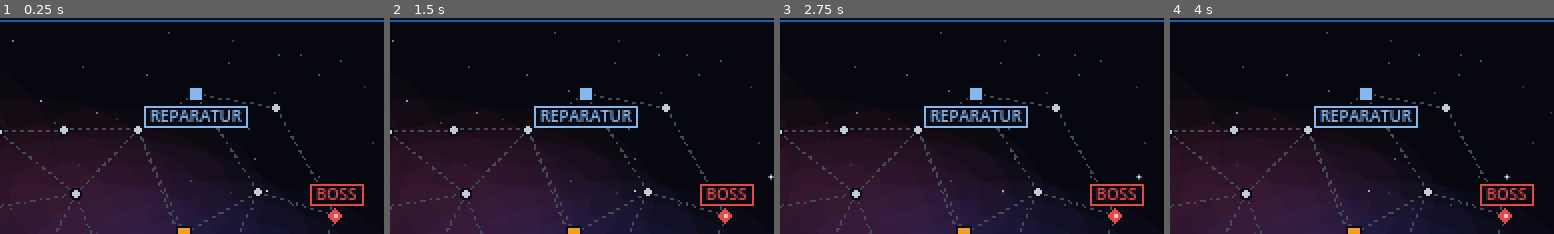
Above: before the commit, frames 1-4 (left to right).
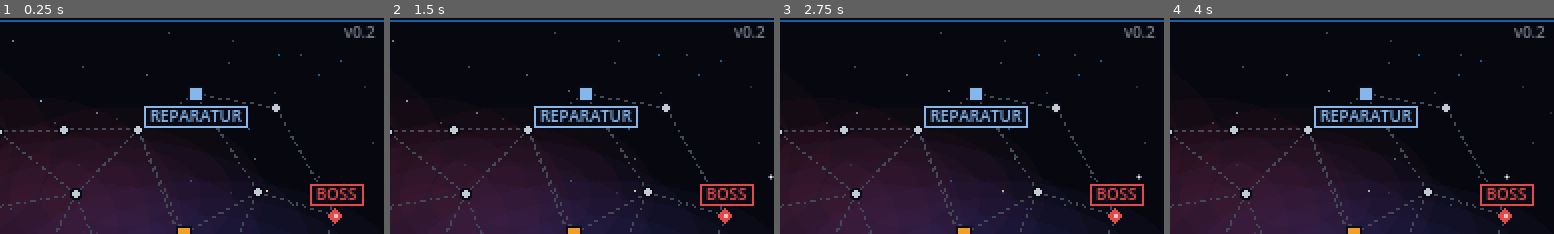
Above: after the commit, the same moments.

Repository: fkroczak/Driftline
Game: Godot game, scene res://scenes/map.tscn
The game is run twice, just before and just after one commit, with the same random seed, the same clock (stepped at 60 frames per second) and the same inputs.
Inputs (mouse positions are % of the whole screen's width and height, from its top left):
- Up to frame 1 (0.25 s): no input
- Up to frame 2 (1.5 s): tap Enter at 0.5 s; drag from (50, 50) to (60, 28) at 0.52 s; drag from (30, 55) to (45, 70) at 1.27 s
- Up to frame 3 (2.75 s): move the mouse to (60, 28) at 2.02 s; click (60, 28) at 2.17 s
- Up to frame 4 (4 s): drag from (45, 70) to (20, 35) at 2.77 s; move the mouse to (80, 65) at 3.52 s; click (80, 65) at 3.67 s; tap Space at 3.77 s
The pictures show only the part of the screen within x 50-100%, y 6-56%; the shares and areas given below are measured in that part.

The runs differ from the first frame. In frame 1, 0.2% of the frame differs, in the area x 89-98%, y 3-10%; in frame 2, 0.2%; in frame 3, 0.2%; in frame 4, 0.2%.

Commit message:
APK-Updates ohne Deinstallieren und Spielstand, der Updates übersteht (#15)
* APK-Updates ohne Deinstallieren: fester Debug-Schlüssel, steigende Versionsnummer, Version auf der Sternenkarte

Co-Authored-By: Claude Opus 5.5 <noreply@anthropic.com>
Claude-Session: https://claude.ai/code/session_01U2KC5kkk8Bvw1jVjUh2X6V

* Spielstand: automatisch speichern, nach Updates weiterspielen, nie überschreiben

Co-Authored-By: Claude Opus 5.5 <noreply@anthropic.com>
Claude-Session: https://claude.ai/code/session_01U2KC5kkk8Bvw1jVjUh2X6V

---------

Co-authored-by: Claude <noreply@anthropic.com>

Diff:
--- a/game/project.godot
+++ b/game/project.godot
@@ -7,6 +7,7 @@
 
 config/name="Hullbound"
 config/description="Raumschiff-Roguelike – Prototyp Phase 2"
+config/version="0.2"
 run/main_scene="res://scenes/map.tscn"
 config/features=PackedStringArray("4.7", "GL Compatibility")
 
--- a/game/scripts/battle_screen.gd
+++ b/game/scripts/battle_screen.gd
@@ -460,6 +460,7 @@
 	state.events.clear()
 	if state.is_crew_dead() and Game.run.result == "":
 		Game.run.result = "verloren"
+		Game.save()
 		_aftermath = false
 		jump_button.map_mode = false
 		_show_end_banner("Die ganze Crew ist tot\nRun vorbei nach %d von %d Sprüngen" % [Game.run.jumps_done(), StarMap.JUMPS])
@@ -487,6 +488,7 @@
 func _show_banner(own_ship: bool, reason: String) -> void:
 	var run := Game.run
 	run.finish_battle(battle.outcome)
+	Game.save()
 	if battle.outcome == "sieg" and run.result == "":
 		_show_victory(reason, run.last_reward)
 		return
--- /dev/null
+++ b/game/scripts/core/save_game.gd
@@ -0,0 +1,258 @@
+class_name SaveGame
+extends RefCounted
+## Spielstand des laufenden Runs, gespeichert in user://savegame.json.
+##
+## Gespeichert wird auf der Sternenkarte (nach jedem Sprung, jeder Entscheidung, beim Verlassen
+## der App). Ein Kampf wird nicht mitten drin gespeichert: Wird die App im Kampf beendet, beginnt
+## der Kampf beim nächsten Start neu, mit dem Schiff, wie es vor dem Kampf war.
+##
+## Updates: Android behält user:// bei einem Update (gleiche Paket-ID, gleicher Schlüssel).
+## Damit ein neuer Build einen alten Spielstand nicht zerstört:
+## - Die Datei hat eine Formatversion (VERSION). Ältere Formate werden in `_migrate` angehoben,
+##   fehlende Felder bekommen Standardwerte, unbekannte Felder werden ignoriert.
+## - Die Sternenkarte wird mitgespeichert, nicht aus dem Seed neu erzeugt: Ändert ein Update den
+##   Kartengenerator, bleibt die Karte des laufenden Runs trotzdem gleich.
+## - Was es im neuen Build nicht mehr gibt (System, Waffe, Ereignis), wird übersprungen.
+## - Lässt sich eine Datei nicht lesen oder stammt sie aus einem neueren Build, wird sie nie
+##   überschrieben, sondern als savegame-<Zeit>.json beiseitegelegt.
+## - Geschrieben wird erst in eine Zwischendatei, dann umbenannt; die vorige Fassung bleibt als
+##   savegame.bak.json (Rückfall, falls die Hauptdatei kaputt ist).
+##
+## Bei Formatänderungen: VERSION erhöhen und in `_migrate` einen Schritt ergänzen.
+
+const VERSION := 1
+const PATH := "user://savegame.json"
+const BACKUP := "user://savegame.bak.json"
+const TEMP := "user://savegame.tmp"
+
+## Für Tests umlenkbar.
+static var path := PATH
+static var backup := BACKUP
+
+
+static func exists() -> bool:
+	return FileAccess.file_exists(path) or FileAccess.file_exists(backup)
+
+
+## Speichert den Run. Falsch, wenn das Schreiben scheitert (der alte Stand bleibt dann erhalten).
+static func save(run: RunState) -> bool:
+	var text := JSON.stringify(JSON.from_native(to_dict(run)))
+	var temp := path.get_base_dir().path_join(TEMP.get_file())
+	var f := FileAccess.open(temp, FileAccess.WRITE)
+	if f == null:
+		push_warning("Spielstand nicht speicherbar: %s" % error_string(FileAccess.get_open_error()))
+		return false
+	f.store_string(text)
+	f.close()
+	if FileAccess.file_exists(path):
+		DirAccess.remove_absolute(backup)
+		DirAccess.rename_absolute(path, backup)
+	return DirAccess.rename_absolute(temp, path) == OK
+
+
+## Lädt den gespeicherten Run oder null. Erst die Hauptdatei, dann die Sicherung.
+static func load_run() -> RunState:
+	for file in [path, backup]:
+		if not FileAccess.file_exists(file):
+			continue
+		var data: Variant = _read(file)
+		if data is Dictionary and int(data.get("version", 0)) <= VERSION:
+			var run := from_dict(_migrate(data))
+			if run:
+				return run
+		_set_aside(file)
+	return null
+
+
+## Run vorbei: Stand löschen, damit der nächste Start einen neuen Run beginnt.
+static func clear() -> void:
+	DirAccess.remove_absolute(path)
+	DirAccess.remove_absolute(backup)
+
+
+static func _read(file: String) -> Variant:
+	var json := JSON.new()
+	if json.parse(FileAccess.get_file_as_string(file)) != OK:
+		return null
+	return JSON.to_native(json.data)
+
+
+## Unlesbare oder zu neue Datei umbenennen statt überschreiben.
+static func _set_aside(file: String) -> void:
+	var stamp := Time.get_datetime_string_from_system().replace(":", "-")
+	var target := file.get_base_dir().path_join("savegame-%s.json" % stamp)
+	var n := 2
+	while FileAccess.file_exists(target):
+		target = file.get_base_dir().path_join("savegame-%s-%d.json" % [stamp, n])
+		n += 1
+	DirAccess.rename_absolute(file, target)
+	push_warning("Spielstand %s nicht lesbar, beiseitegelegt als %s" % [file, target])
+
+
+## Hebt ältere Formate auf VERSION an. Beispiel für später:
+##   if v < 2: data.run["neues_feld"] = 0
+static func _migrate(data: Dictionary) -> Dictionary:
+	var _v := int(data.get("version", 1))
+	data.version = VERSION
+	return data
+
+
+# --- Run ---
+
+
+static func to_dict(run: RunState) -> Dictionary:
+	return {
+		"version": VERSION,
+		"game_version": str(ProjectSettings.get_setting("application/config/version", "")),
+		"saved_at": Time.get_datetime_string_from_system(),
+		"run": {
+			"seed": run.seed_value,
+			"map": {"nodes": run.map.nodes, "columns": run.map.columns},
+			"current": run.current,
+			"visited": run.visited,
+			"cleared": run.cleared,
+			"pending_battle": run.pending_battle,
+			"node_events": run.node_events,
+			"fuel": run.fuel,
+			"scrap": run.scrap,
+			"flags": run.flags,
+			"result": run.result,
+			"dialog": run.dialog,
+			"ctx": run._ctx,
+			"shop_note": run._shop_note,
+			"last_reward": run.last_reward,
+			"rng": run._rng.state,
+		},
+		"ship": _ship_to_dict(run.ship),
+	}
+
+
+static func from_dict(data: Dictionary) -> RunState:
+	var r: Dictionary = data.get("run", {})
+	var m: Dictionary = r.get("map", {})
+	if m.get("nodes", []).is_empty() or not data.has("ship"):
+		return null
+	var run := RunState.new(int(r.get("seed", 1)))
+	run.map.nodes.assign(m.nodes)
+	run.map.columns.assign(m.get("columns", []))
+	run.current = clampi(int(r.get("current", 0)), 0, run.map.nodes.size() - 1)
+	run.visited = r.get("visited", {run.current: true})
+	run.cleared = r.get("cleared", {})
+	run.pending_battle = r.get("pending_battle", {})
+	run.node_events = r.get("node_events", {})
+	run.fuel = int(r.get("fuel", run.fuel))
+	run.scrap = int(r.get("scrap", run.scrap))
+	run.flags = r.get("flags", {})
+	run.result = r.get("result", "")
+	run.dialog = r.get("dialog", {})
+	run._ctx = r.get("ctx", {})
+	run._shop_note = r.get("shop_note", "")
+	run.last_reward = r.get("last_reward", "")
+	if r.has("rng"):
+		run._rng.state = int(r.rng)
+	if run.dialog.is_empty() != run._ctx.is_empty():
+		run.dialog = {}
+		run._ctx = {}
+	_ship_from_dict(run.ship, data.ship)
+	return run
+
+
+# --- Schiff ---
+
+
+static func _ship_to_dict(ship: ShipState) -> Dictionary:
+	var systems := {}
+	for id: String in ship.systems:
+		var sys: ShipSystem = ship.systems[id]
+		systems[id] = {"capacity": sys.capacity, "damage": sys.damage, "wanted": sys.wanted, "repair": sys.repair_progress}
+	var weapons: Array = []
+	for w in ship.weapons:
+		weapons.append({"id": w.id, "wanted": w.wanted})
+	var crew: Array = []
+	for c in ship.crew:
+		crew.append({"name": c.display_name, "species": c.species, "tile": c.tile, "home": c.home_tile,
+			"experience": c.experience, "hp": c.hp, "pinned": c.pinned})
+	return {
+		"hull": ship.hull,
+		"max_hull": ship.max_hull,
+		"systems": systems,
+		"weapons": weapons,
+		"crew": crew,
+		"shield_layers": ship.shield_layers,
+		"shield_progress": ship.shield_progress,
+		"oxygen": ship.oxygen,
+		"fires": ship.fires,
+		"breaches": ship.breaches,
+		"doors": ship.door_open,
+		"airlocks": ship.airlock_open,
+		"fire_damage": ship._fire_damage,
+		"rng": ship.rng.state,
+	}
+
+
+## Überträgt den gespeicherten Zustand auf ein frisch gebautes Schiff. Alles wird gegen das
+## aktuelle Layout geprüft, damit ein geändertes Schiff in einem Update nicht zum Absturz führt.
+static func _ship_from_dict(ship: ShipState, s: Dictionary) -> void:
+	var layout := ship.layout
+	ship.max_hull = int(s.get("max_hull", ship.max_hull))
+	ship.hull = clampi(int(s.get("hull", ship.hull)), 0, ship.max_hull)
+	var systems: Dictionary = s.get("systems", {})
+	for id: String in systems:
+		if not ship.systems.has(id):
+			continue
+		var sys: ShipSystem = ship.systems[id]
+		var d: Dictionary = systems[id]
+		sys.capacity = maxi(sys.capacity, int(d.get("capacity", sys.capacity)))
+		sys.damage = clampi(int(d.get("damage", 0)), 0, sys.capacity)
+		sys.wanted = clampi(int(d.get("wanted", sys.wanted)), 0, sys.capacity)
+		sys.repair_progress = float(d.get("repair", 0.0))
+	if s.has("weapons"):
+		ship.weapons.clear()
+		for d: Dictionary in s.weapons:
+			if not Weapon.known(d.get("id", "")):
+				continue
+			var w := Weapon.create(d.id)
+			w.wanted = bool(d.get("wanted", false))
+			ship.weapons.append(w)
+	if s.has("crew"):
+		ship.crew.clear()
+		for d: Dictionary in s.crew:
+			var tile: Vector2i = d.get("tile", Vector2i(-1, -1))
+			var member: CrewMember
+			if layout.is_walkable(tile) and ship.crew_at_tile(tile) == null:
+				member = ship.add_crew(d.get("name", "?"), d.get("species", "mensch"), tile, d.get("experience", {}))
+			else:
+				member = ship.add_crew_anywhere(d.get("name", "?"), d.get("species", "mensch"))
+				if member:
+					member.experience = d.get("experience", {}).duplicate()
+			if member == null:
+				continue
+			var home: Vector2i = d.get("home", member.tile)
+			member.home_tile = home if layout.is_walkable(home) else member.tile
+			member.hp = clampf(float(d.get("hp", CrewMember.MAX_HP)), 1.0, CrewMember.MAX_HP)
+			member.pinned = bool(d.get("pinned", false))
+	var oxygen: Array = s.get("oxygen", [])
+	for i in mini(oxygen.size(), ship.oxygen.size()):
+		ship.oxygen[i] = clampf(float(oxygen[i]), 0.0, 1.0)
+	ship.fires = _only_walkable(layout, s.get("fires", {}))
+	ship.breaches = _only_walkable(layout, s.get("breaches", {}))
+	ship._fire_damage = s.get("fire_damage", {})
+	var doors: Dictionary = s.get("doors", {})
+	for key: String in doors:
+		ship.door_open[key] = doors[key]
+	var airlocks: Array = s.get("airlocks", [])
+	for i in mini(airlocks.size(), ship.airlock_open.size()):
+		ship.airlock_open[i] = bool(airlocks[i])
+	if s.has("rng"):
+		ship.rng.state = int(s.rng)
+	ship._rebalance()
+	ship.shield_layers = clampi(int(s.get("shield_layers", ship.shield_layers)), 0, ship.max_shield_layers())
+	ship.shield_progress = float(s.get("shield_progress", 0.0))
+
+
+static func _only_walkable(layout: ShipLayout, tiles: Dictionary) -> Dictionary:
+	var out := {}
+	for t: Variant in tiles:
+		if t is Vector2i and layout.is_walkable(t):
+			out[t] = tiles[t]
+	return out
--- a/game/scripts/core/weapon.gd
+++ b/game/scripts/core/weapon.gd
@@ -22,10 +22,20 @@
 var target := -1
 
 
-static func create(weapon_id: String) -> Weapon:
+## Gibt es diese Waffe (z. B. für Spielstände aus älteren Versionen)?
+static func known(weapon_id: String) -> bool:
+	_load_defs()
+	return _defs.has(weapon_id)
+
+
+static func _load_defs() -> void:
 	if _defs.is_empty():
 		var data: Variant = JSON.parse_string(FileAccess.get_file_as_string(DEFS_PATH))
 		_defs = data if typeof(data) == TYPE_DICTIONARY else {}
+
+
+static func create(weapon_id: String) -> Weapon:
+	_load_defs()
 	assert(_defs.has(weapon_id), "Unbekannte Waffe: %s" % weapon_id)
 	var d: Dictionary = _defs.get(weapon_id, {})
 	var w := Weapon.new()
--- a/game/scripts/game.gd
+++ b/game/scripts/game.gd
@@ -1,23 +1,40 @@
 extends Node
-## Autoload „Game“: hält den laufenden Run über Szenenwechsel hinweg und wechselt
-## zwischen Sternenkarte und Kampf.
+## Autoload „Game“: hält den laufenden Run über Szenenwechsel hinweg, wechselt
+## zwischen Sternenkarte und Kampf und speichert den Run (siehe SaveGame).
 
 const MAP_SCENE := "res://scenes/map.tscn"
 const BATTLE_SCENE := "res://scenes/battle.tscn"
 
 var run: RunState
+## Der Run kam beim Start aus dem Spielstand (die Karte setzt dann einen offenen Kampf fort).
+var resumed := false
 
 
-## Startet einen Run, falls keiner läuft (z. B. wenn eine Szene direkt im Editor gestartet wird).
+## Startet einen Run, falls keiner läuft: erst aus dem Spielstand, sonst neu.
 func ensure_run() -> RunState:
 	if run == null:
-		new_run()
+		run = SaveGame.load_run()
+		resumed = run != null
+		if run == null:
+			new_run()
 	return run
 
 
 func new_run(seed_value := 0) -> RunState:
 	run = RunState.new(seed_value)
+	resumed = false
+	save()
 	return run
+
+
+## Speichert den Run; ein beendeter Run wird gelöscht, damit der nächste Start neu beginnt.
+func save() -> void:
+	if run == null:
+		return
+	if run.result != "":
+		SaveGame.clear()
+	else:
+		SaveGame.save(run)
 
 
 func to_map() -> void:
@@ -26,3 +43,11 @@
 
 func to_battle() -> void:
 	get_tree().change_scene_to_file(BATTLE_SCENE)
+
+
+## Beim Verlassen der App auf der Sternenkarte sichern (im Kampf gilt der Stand davor).
+func _notification(what: int) -> void:
+	if what in [NOTIFICATION_APPLICATION_PAUSED, NOTIFICATION_WM_CLOSE_REQUEST, NOTIFICATION_APPLICATION_FOCUS_OUT]:
+		var scene := get_tree().current_scene
+		if scene and scene.scene_file_path == MAP_SCENE:
+			save()
--- a/game/scripts/map_screen.gd
+++ b/game/scripts/map_screen.gd
@@ -24,7 +24,13 @@
 	get_viewport().size_changed.connect(_layout)
 	_layout()
 	view.hint = _default_hint()
+	Game.save()
 	_show_run_dialog()
+	# Spielstand aus einem abgebrochenen Kampf: Kampf neu beginnen (außer beim Boss nach einer Flucht).
+	if Game.resumed:
+		Game.resumed = false
+		if run.dialog.is_empty() and run.node().type != "boss":
+			_start_battle_if_needed()
 
 
 func _layout() -> void:
@@ -81,6 +87,7 @@
 	_busy = true
 	var from := run.current
 	run.jump_to(id)
+	Game.save()
 	view.selected = -1
 	view.ship_from = from
 	view.ship_to = id
@@ -102,6 +109,7 @@
 
 func _on_distress() -> void:
 	if run.send_distress():
+		Game.save()
 		view.hint = "Notsignal gesendet …"
 		_show_run_dialog()
 
@@ -112,6 +120,7 @@
 		Game.to_map()  # Ende-Dialog: neuer Run
 		return
 	run.choose(index)
+	Game.save()
 	_show_run_dialog()
 	if run.dialog.is_empty():
 		_start_battle_if_needed()
--- a/game/scripts/view/map_view.gd
+++ b/game/scripts/view/map_view.gd
@@ -125,6 +125,7 @@
 	if selected >= 0:
 		_draw_info_box(selected)
 	_draw_top_bar()
+	_draw_version()
 	_draw_hint()
 	if run.can_send_distress():
 		_draw_distress()
@@ -308,6 +309,14 @@
 	draw_string(font, r.position + Vector2(5, 11), "NOTSIGNAL", HORIZONTAL_ALIGNMENT_LEFT, -1, FONT_SIZE, Color("#F7C1C1"))
 
 
+## Installierte Version oben rechts unter der Leiste, damit man nach einem Update sieht, welcher Build läuft.
+func _draw_version() -> void:
+	var font := ThemeDB.fallback_font
+	var text := "v" + str(ProjectSettings.get_setting("application/config/version", ""))
+	var w := font.get_string_size(text, HORIZONTAL_ALIGNMENT_LEFT, -1, FONT_SIZE).x
+	draw_string(font, Vector2(size.x - w - 4.0, TOP_BAR + 9.0), text, HORIZONTAL_ALIGNMENT_LEFT, -1, FONT_SIZE, COLOR_DIM)
+
+
 func _draw_hint() -> void:
 	if hint == "":
 		return
--- a/game/tests/run_tests.gd
+++ b/game/tests/run_tests.gd
@@ -821,3 +821,112 @@
 	run.jump_to(next)
 	check(ship.fires.has(tiles[0]), "Feuer geht beim Sprung von selbst aus")
 	check(ship.fires[tiles[0]] >= 1.0, "Feuer wird beim Sprung schwächer, obwohl niemand löscht")
+
+
+# --- Spielstand ---
+
+
+func _save_paths() -> void:
+	SaveGame.path = "user://test_savegame.json"
+	SaveGame.backup = "user://test_savegame.bak.json"
+	SaveGame.clear()
+
+
+func _played_run() -> RunState:
+	var run := RunState.new(4242)
+	var target: int = run.node().links[0]
+	run.jump_to(target)
+	run.fuel = 3
+	run.scrap = 17
+	run.flags["gilde_freund"] = true
+	run.ship.hull -= 5
+	run.ship.systems["schilde"].damage = 1
+	run.ship.crew[0].hp = 40.0
+	run.ship.crew[0].experience["waffen"] = 2.5
+	run.ship.start_breach(run.ship.crew[1].tile)
+	run.ship.oxygen[2] = 0.3
+	run.cleared[target] = "sieg"
+	return run
+
+
+func test_save_and_load_round_trip() -> void:
+	_save_paths()
+	var run := _played_run()
+	check(SaveGame.save(run), "Speichern fehlgeschlagen")
+	var loaded := SaveGame.load_run()
+	check(loaded != null, "Spielstand lädt nicht")
+	if loaded == null:
+		return
+	check(loaded.current == run.current, "Position falsch")
+	check(loaded.fuel == 3 and loaded.scrap == 17, "Ressourcen falsch")
+	check(loaded.flags.has("gilde_freund"), "Ansehen fehlt")
+	check(loaded.cleared.get(run.current, "") == "sieg", "Erledigte Systeme fehlen")
+	check(loaded.ship.hull == run.ship.hull, "Hülle falsch")
+	check(loaded.ship.systems["schilde"].damage == 1, "Systemschaden fehlt")
+	check(loaded.ship.crew.size() == run.ship.crew.size(), "Crew-Zahl falsch")
+	check(is_equal_approx(loaded.ship.crew[0].hp, 40.0), "Lebenspunkte falsch")
+	check(loaded.ship.crew[0].level("waffen") == 2, "Erfahrung fehlt")
+	check(loaded.ship.breaches.size() == 1, "Leck fehlt")
+	check(is_equal_approx(loaded.ship.oxygen[2], 0.3), "Luft falsch")
+	check(loaded.map.nodes.size() == run.map.nodes.size(), "Karte falsch")
+	check(loaded.node().links == run.node().links, "Verbindungen falsch")
+	check(loaded.enemy_spec(run.node().links[0]) == run.enemy_spec(run.node().links[0]), "Gegner geändert")
+	# Zufall läuft gleich weiter
+	check(loaded._rng.randi() == run._rng.randi(), "Zufallszustand nicht gespeichert")
+	SaveGame.clear()
+
+
+func test_save_keeps_open_dialog() -> void:
+	_save_paths()
+	var run := RunState.new(77)
+	run._open_shop()
+	SaveGame.save(run)
+	var loaded := SaveGame.load_run()
+	check(loaded != null and loaded.dialog.title == "Händler", "Dialog nicht gespeichert")
+	check(loaded != null and loaded.choose(loaded.dialog.choices.size() - 1) and loaded.dialog.is_empty(), "Dialog nach Laden nicht bedienbar")
+	SaveGame.clear()
+
+
+func test_older_save_without_new_fields_loads() -> void:
+	_save_paths()
+	var data := SaveGame.to_dict(_played_run())
+	# So könnte ein Stand aus einer älteren Version aussehen: Felder fehlen
+	data.run.erase("flags")
+	data.run.erase("rng")
+	data.ship.erase("fires")
+	data.ship.erase("doors")
+	data.ship.systems["gibtsnicht"] = {"damage": 2}
+	data.ship.weapons.append({"id": "alte_waffe", "wanted": true})
+	var f := FileAccess.open(SaveGame.path, FileAccess.WRITE)
+	f.store_string(JSON.stringify(JSON.from_native(data)))
+	f.close()
+	var loaded := SaveGame.load_run()
+	check(loaded != null, "Älterer Stand lädt nicht")
+	check(loaded != null and loaded.flags.is_empty(), "Fehlende Felder nicht ersetzt")
+	check(loaded != null and loaded.ship.weapons.size() == data.ship.weapons.size() - 1, "Unbekannte Waffe nicht übersprungen")
+	SaveGame.clear()
+
+
+func test_broken_or_newer_save_is_never_overwritten() -> void:
+	_save_paths()
+	var run := _played_run()
+	SaveGame.save(run)
+	SaveGame.save(run)  # jetzt gibt es auch eine Sicherung
+	var f := FileAccess.open(SaveGame.path, FileAccess.WRITE)
+	f.store_string("{kaputt")
+	f.close()
+	var loaded := SaveGame.load_run()
+	check(loaded != null and loaded.scrap == 17, "Sicherung nicht als Rückfall genutzt")
+	# Stand aus einem neueren Build: nicht laden, aber beiseitelegen statt löschen
+	var data := SaveGame.to_dict(run)
+	data.version = SaveGame.VERSION + 1
+	f = FileAccess.open(SaveGame.path, FileAccess.WRITE)
+	f.store_string(JSON.stringify(JSON.from_native(data)))
+	f.close()
+	DirAccess.remove_absolute(SaveGame.backup)
+	check(SaveGame.load_run() == null, "Neuerer Stand wurde geladen")
+	var kept := Array(DirAccess.get_files_at("user://")).filter(func(n: String) -> bool: return n.begins_with("savegame-"))
+	check(kept.size() == 2, "Kaputter und neuerer Stand nicht beide beiseitegelegt (%d)" % kept.size())
+	for n: String in kept:
+		DirAccess.remove_absolute("user://" + n)
+	SaveGame.clear()
Not shown, changed: game/export_presets.cfg
Not shown, added: game/scripts/core/save_game.gd.uid
Not shown, added: tools/android/debug.keystore
